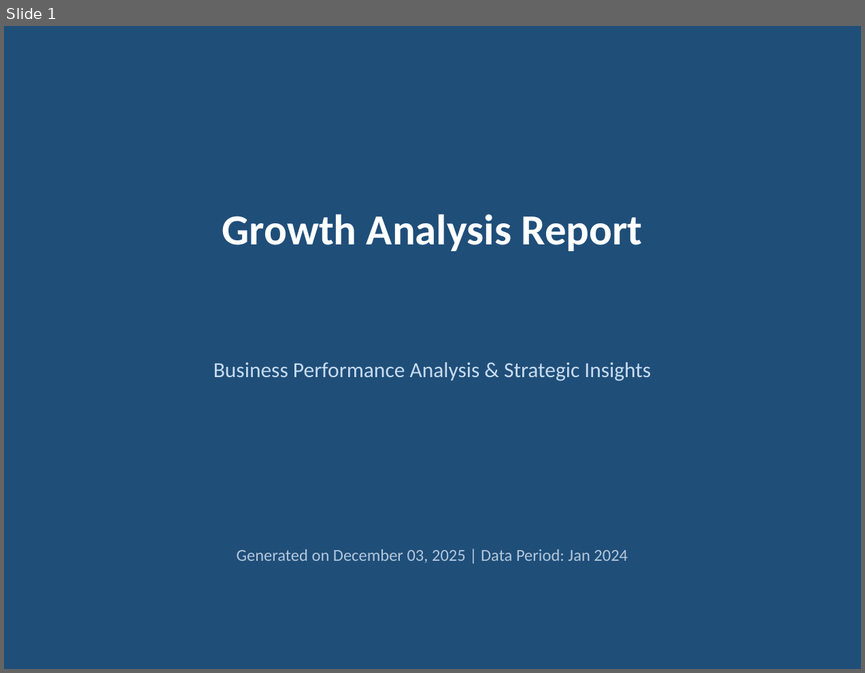
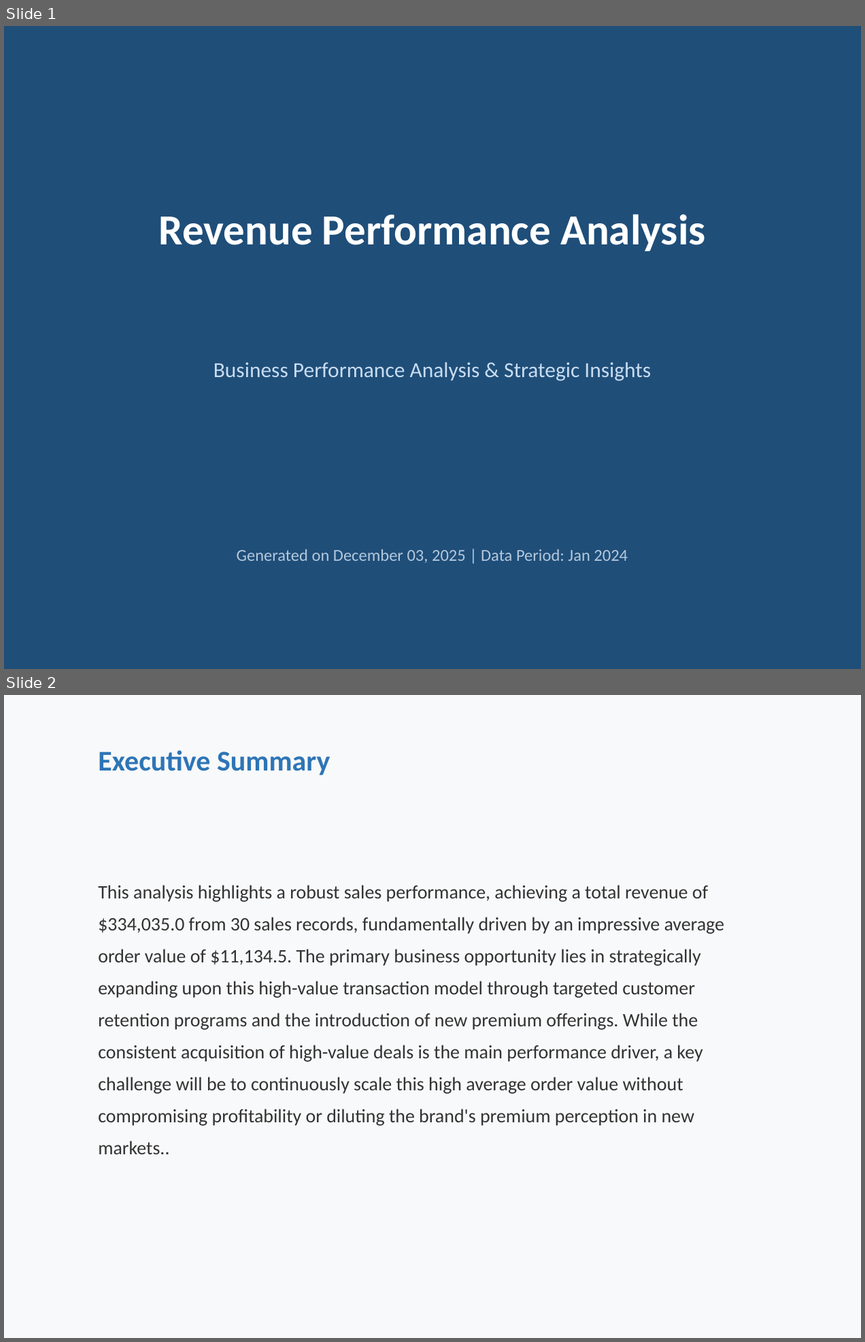
Before and after one commit to Hemanth94780/GTHackathon, a slide deck: output/automated_report.pptx. Shown one above the other, each under a label of ours: slide 1 before the commit, slides 1 and 2 after it. The pictures are 865x673 and 865x1342 pixels, drawn with LibreOffice and Linux fonts; fonts in the diff are those of the drawing. Boxes give left, top, right and bottom in pixels: in the first picture for what was removed or moved away, otherwise in the second. Text is boxed around its words. In the diff, an @@ line names an element or a change of style, - is before the commit and + after.

Commit message:
ai integrated analysis

```diff
--- a/output/automated_report.pptx
+++ b/output/automated_report.pptx
@@ slide 2 added at (x1=4, y1=695, x2=861, y2=1338), background #F8F9FA @@
@@ text added at (x1=98, y1=750, x2=330, y2=775), 24 pt, text #2E75B6, bold @@
+Executive Summary
@@ text added at (x1=98, y1=885, x2=724, y2=1154), 16 pt, text #333333 @@
+This analysis highlights a robust sales performance, achieving a total revenue of $334,035.0 from 30 sales records, fundamentally driven by an impressive average order value of $11,134.5. The primary business opportunity lies in strategically expanding upon this high-value transaction model through targeted customer retention programs and the introduction of new premium offerings. While the consistent acquisition of high-value deals is the main performance driver, a key challenge will be to continuously scale this high average order value without compromising profitability or diluting the brand's premium perception in new markets..
@@ slide 1 changed as well @@
@@ text at (x1=159, y1=214, x2=705, y2=251): text changed @@
-Growth Analysis Report
+Revenue Performance Analysis
```
Also in this commit, not shown: 1 other slide changed, 3 other slides added, 3 slides removed, 32 other files.
